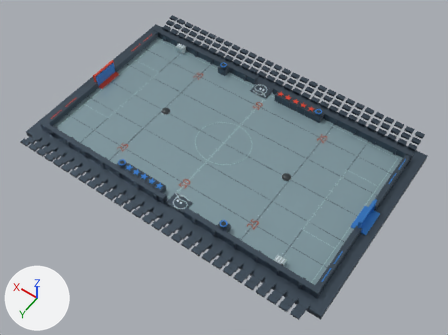
The glTF model public/assets/arena.glb, before and after one commit.
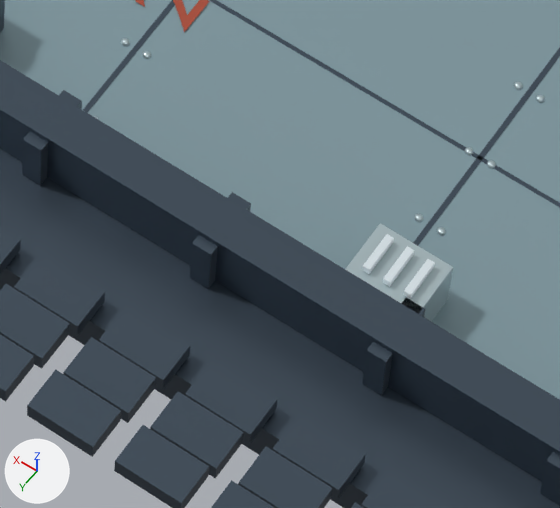
The first picture shows the older version from a 50 mm camera at (-31.5, 44.0, 64.0) aimed at (-1.7, 2.3, -1.6). The close-ups show the older and then the newer version on the part from 51% to 67% of the width and 68% to 87% of the height of that picture. Only the edits that show in the close-ups are written down. Arrows for +X, +Y and +Z are at lower left; the lights stay in place. Where no turn or scale is listed for an object, it has been applied to the vertices.

The first close-up shows 'Arena foundation', 'Electro bounce.001', 'Electrode.003', 'Electrode.004', 'Electrode.005', 'Grandstand.090', 'Grandstand.091', 'Grandstand.092', 'Grandstand.093', 'Grandstand.120', 'Grandstand.121', 'Grandstand.149', 'Grandstand.150', 'Impact barrier.002', 'Playing surface' and 24 more.
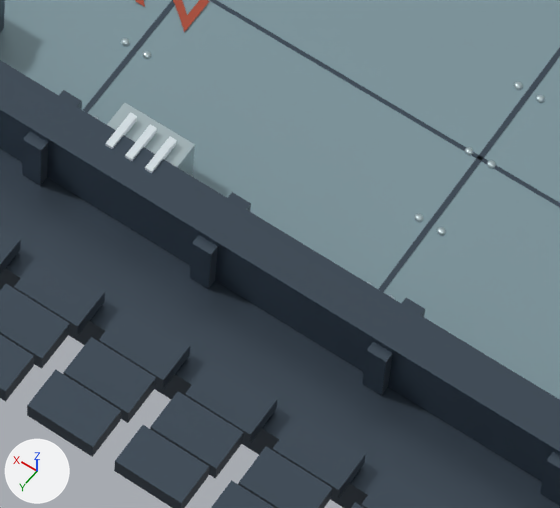
The change, as a diff of the scene's bpy script:
```diff
--- a/public/assets/arena.glb.py
+++ b/public/assets/arena.glb.py
@@ ob_electro_bounce_001 @@
 ob_electro_bounce_001 = bpy.data.objects.new('Electro bounce.001', me_cube_280)
-ob_electro_bounce_001.location = (-16.0, 11.2, 0.5)
+ob_electro_bounce_001.location = (-11.82, 11.67, 0.5)
@@ ob_electrode_003 @@
 ob_electrode_003 = bpy.data.objects.new('Electrode.003', me_cube_281)
-ob_electrode_003.location = (-16.35, 11.2, 1.1)
+ob_electrode_003.location = (-12.17, 11.67, 1.1)
@@ ob_electrode_004 @@
 ob_electrode_004 = bpy.data.objects.new('Electrode.004', me_cube_282)
-ob_electrode_004.location = (-16.0, 11.2, 1.1)
+ob_electrode_004.location = (-11.82, 11.67, 1.1)
@@ ob_electrode_005 @@
 ob_electrode_005 = bpy.data.objects.new('Electrode.005', me_cube_283)
-ob_electrode_005.location = (-15.65, 11.2, 1.1)
+ob_electrode_005.location = (-11.47, 11.67, 1.1)
```

Pixel boxes [x1, y1, x2, y2] of what changed, in the close-ups (560 x 508 px):
'Electro bounce.001', moved
    before: [345, 223, 453, 322]
    after: [107, 103, 195, 177]
'Electrode.004', moved
    before: [383, 246, 414, 287]
    after: [125, 124, 157, 161]
'Electrode.003', moved
    before: [403, 259, 435, 299]
    after: [145, 136, 177, 173]
'Electrode.005', moved
    before: [362, 234, 394, 274]
    after: [105, 112, 137, 149]
